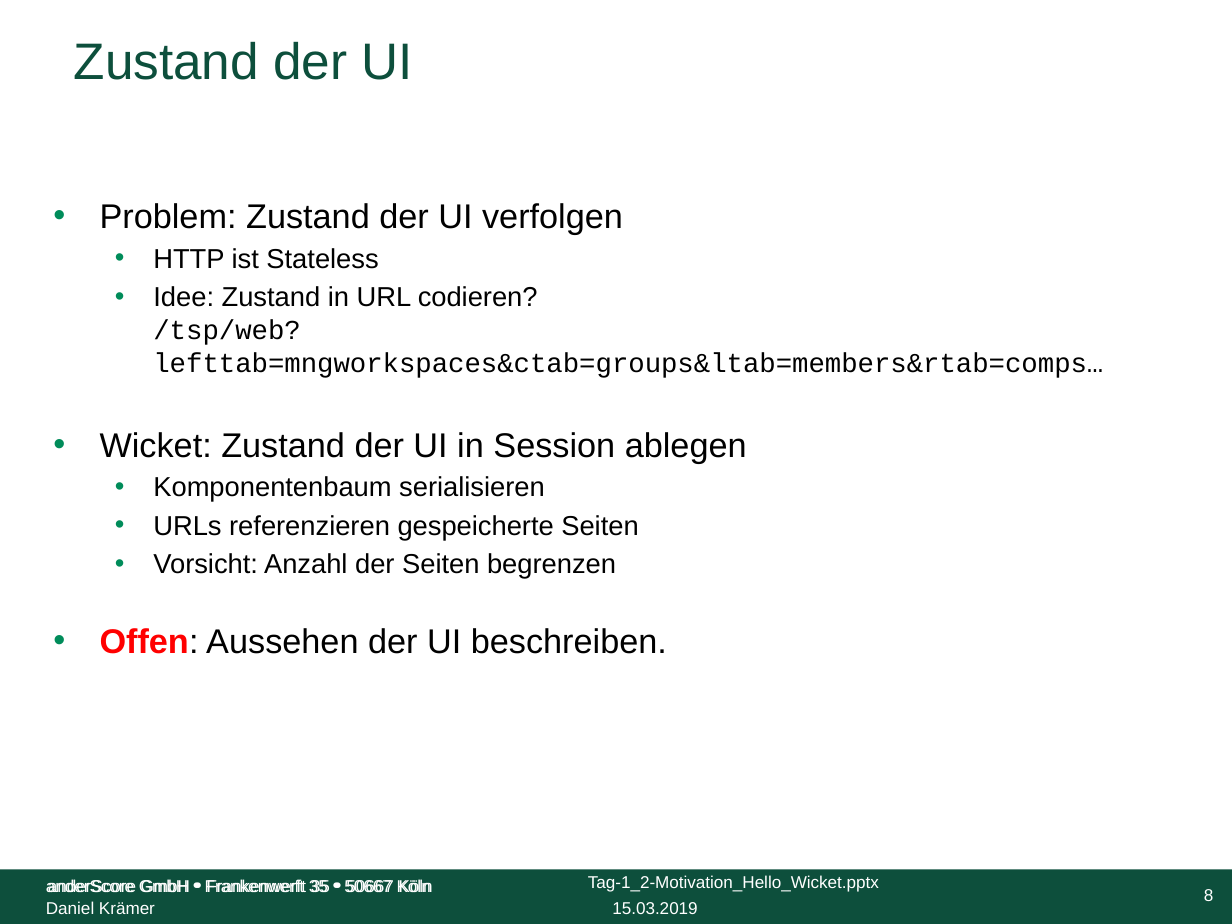
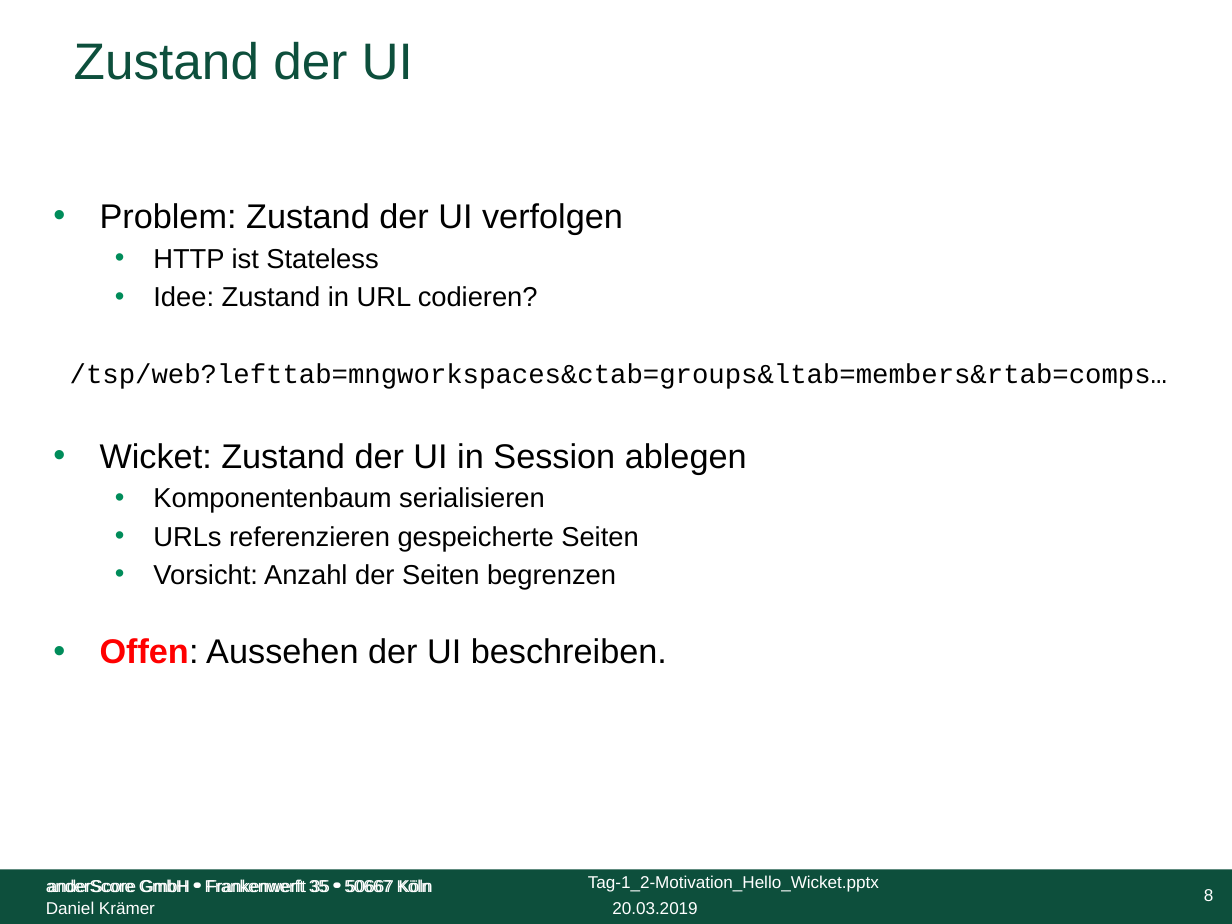
Before and after one commit to anderscore-gmbh/wicket-training, a slide deck: slide 8 of slides/Tag-1_2-Motivation_Hello_Wicket.pptx. Drawn at 1232x924 pixels with LibreOffice and Linux fonts; fonts in the diff are those of the drawing; background and template pictures are left out. Boxes give left, top, right and bottom in pixels: in the first picture for what was removed or moved away, otherwise in the second. Text is boxed around its words. In the diff, an @@ line names an element or a change of style, - is before the commit and + after.

```diff
--- a/slides/Tag-1_2-Motivation_Hello_Wicket.pptx
+++ b/slides/Tag-1_2-Motivation_Hello_Wicket.pptx
@@ text at bbox=[70, 286, 1167, 389]: text changed @@
-  • Idee: Zustand in URL codieren?
-    /tsp/web?lefttab=mngworkspaces&ctab=groups&ltab=members&rtab=comps…
+  • Idee: Zustand in URL codieren?
+/tsp/web?lefttab=mngworkspaces&ctab=groups&ltab=members&rtab=comps…
@@ text at bbox=[612, 902, 697, 914]: text changed @@
-15.03.2019
+20.03.2019
```
Also in this commit, not shown: 24 other slides changed, 6 other files.
